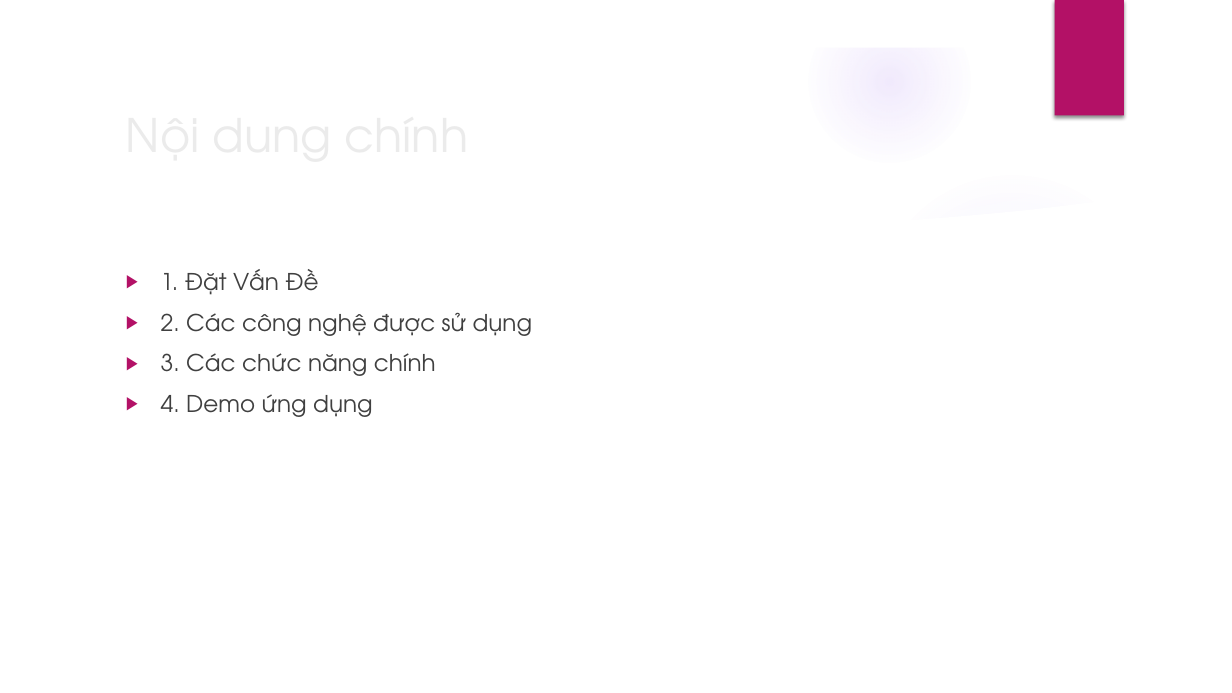
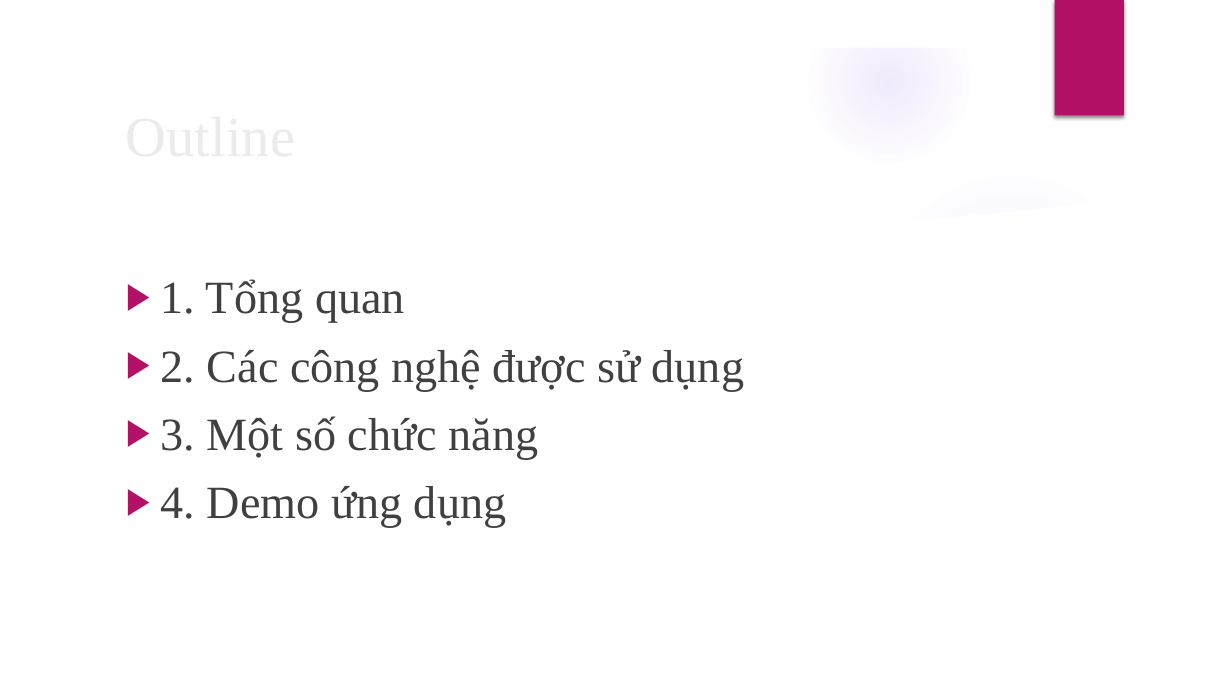
Before and after one commit to ThiinhUET/WDP-project, a slide deck: slide 2 of docs/WDP_Presentation.pptx. Drawn at 1232x693 pixels with LibreOffice and Linux fonts; fonts in the diff are those of the drawing; background and template pictures are left out. Boxes give left, top, right and bottom in pixels: in the first picture for what was removed or moved away, otherwise in the second. Text is boxed around its words. In the diff, an @@ line names an element or a change of style, - is before the commit and + after.

```diff
--- a/docs/WDP_Presentation.pptx
+++ b/docs/WDP_Presentation.pptx
@@ text at (161,279,405,323): text changed; size 18 to 36 pt; font TeX Gyre Adventor to Times New Roman @@
-▶ 1. Đặt Vấn Đề
+▶ 1. Tổng quan
@@ text at (161,350,744,528): size 18 to 36 pt, font TeX Gyre Adventor to Times New Roman in "2. Các công nghệ được sử dụng", "4. Demo ứng dụng" @@
@@ title at (374,353,436,372): text changed; size 36 to 44 pt; font TeX Gyre Adventor to Times New Roman @@
-Nội dung chính
+Outline
@@ text at (161,416,539,459): text changed; size 18 to 36 pt; font TeX Gyre Adventor to Times New Roman @@
-▶ 3. Các chức năng chính
+▶ 3. Một số chức năng
```
Also in this commit, not shown: 5 other slides changed, 1 slide added, 1 slide removed, 1 other file.
